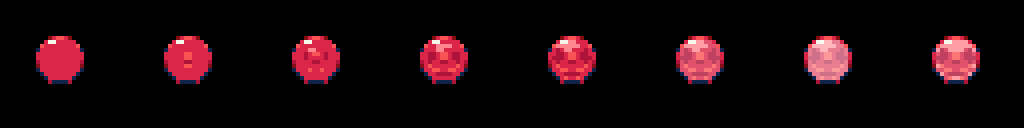
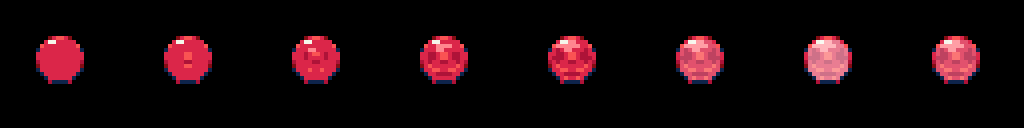
Layers edited between the first and the second (1024, 128) image:
painted on "Layer 2" over (936, 40, 976, 80)
